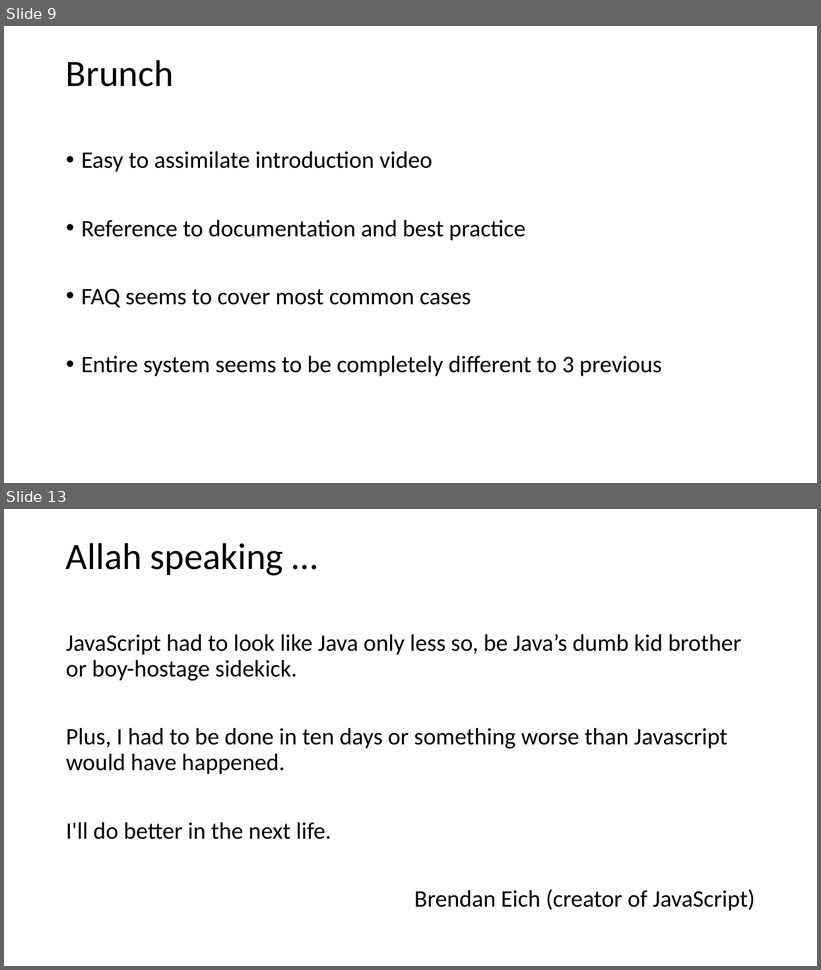
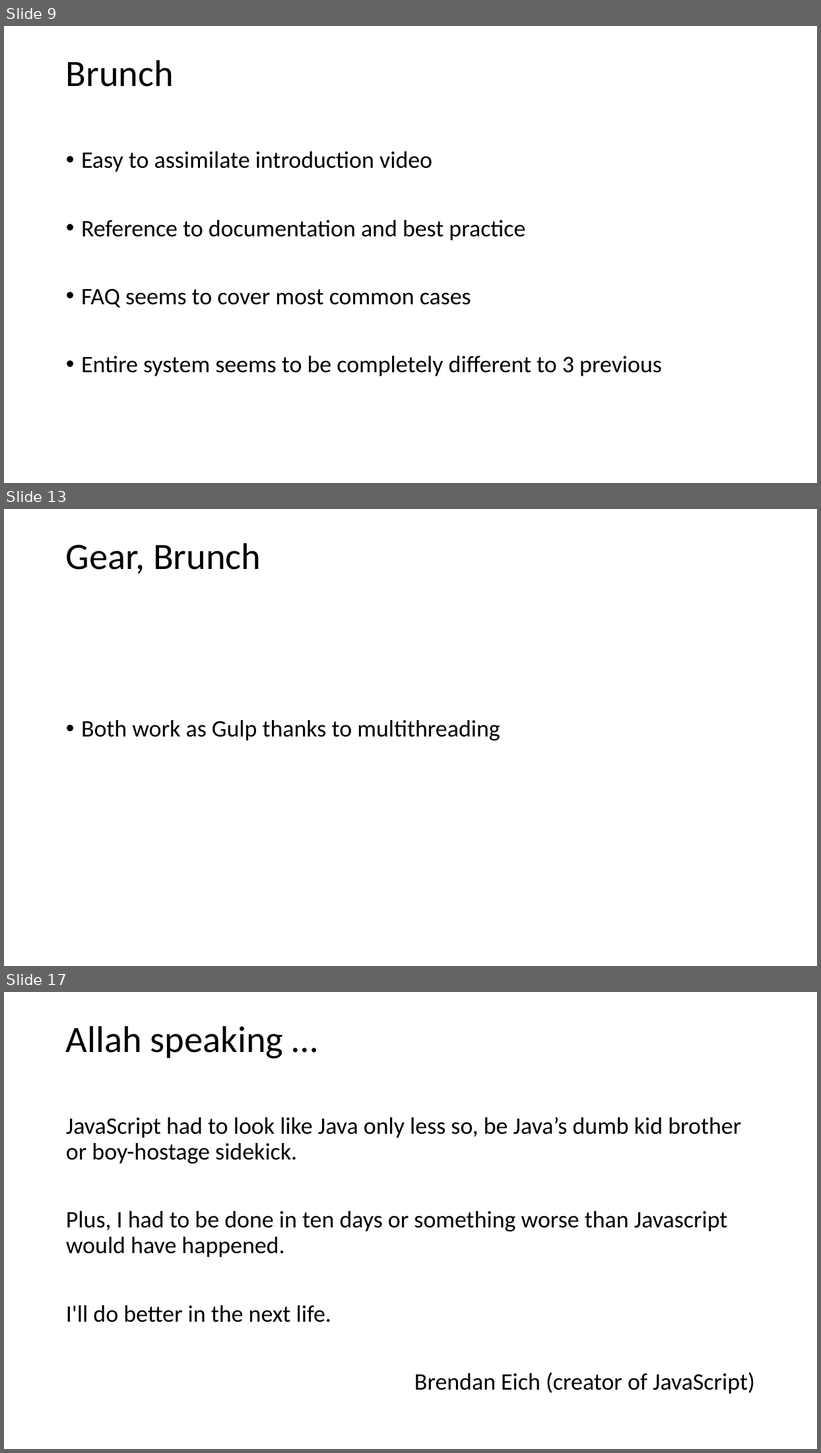
Before and after one commit to vba/presentations, a slide deck: build.js/build.js.pptx. Shown one above the other, each under a label of ours: slides 9 and 13 before the commit, slides 9, 13 and 17 after it; the slides between them are not shown. The pictures are 821x970 and 821x1453 pixels, drawn with LibreOffice and Linux fonts; fonts in the diff are those of the drawing. Boxes give left, top, right and bottom in pixels: in the first picture for what was removed or moved away, otherwise in the second. Text is boxed around its words. In the diff, an @@ line names an element or a change of style, - is before the commit and + after.

```diff
--- a/build.js/build.js.pptx
+++ b/build.js/build.js.pptx
@@ slide 13 added at [4, 509, 817, 966], background #FFFFFF @@
@@ title added at [66, 543, 261, 574], 44 pt, text #000000 @@
+Gear, Brunch
@@ text added at [81, 720, 500, 741], 28 pt, text #000000 @@
+• Both work as Gulp thanks to multithreading
@@ what was slide 13 is now slide 17 @@
```
Also in this commit, not shown: 4 slides changed, 3 other slides added.
